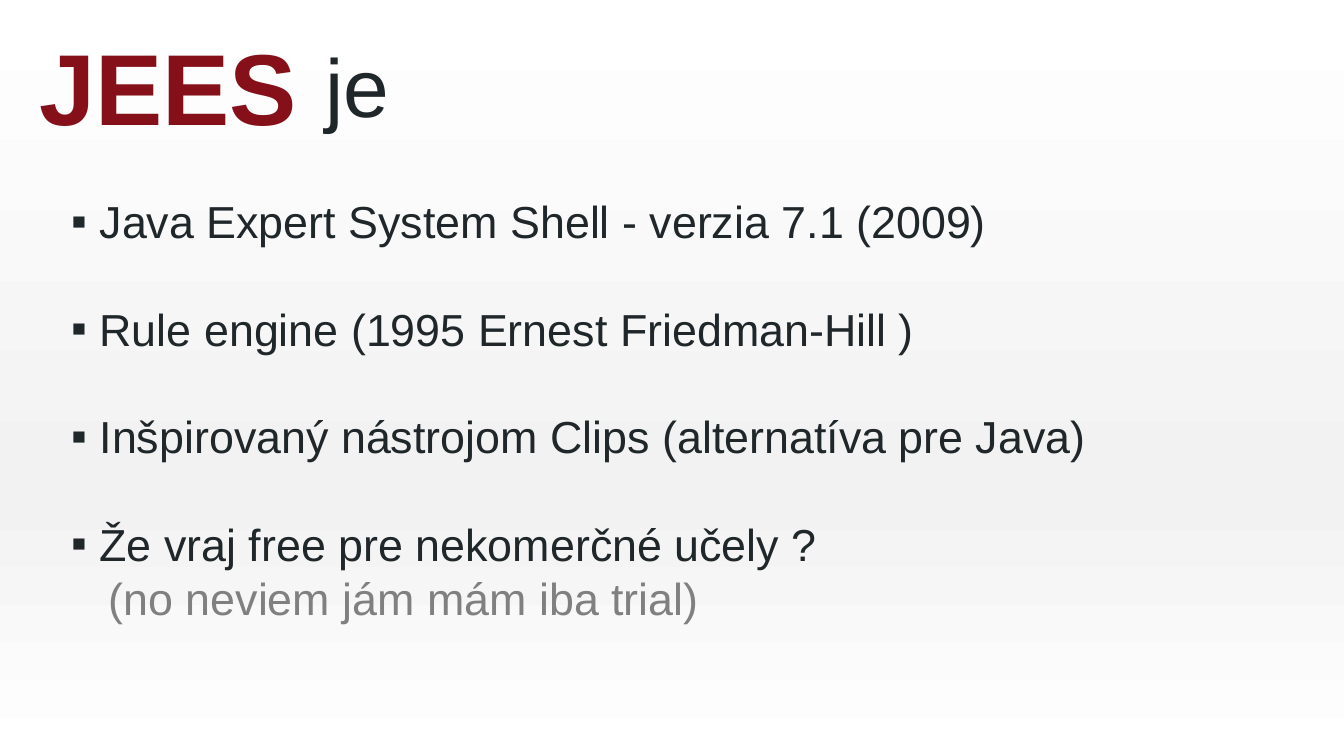
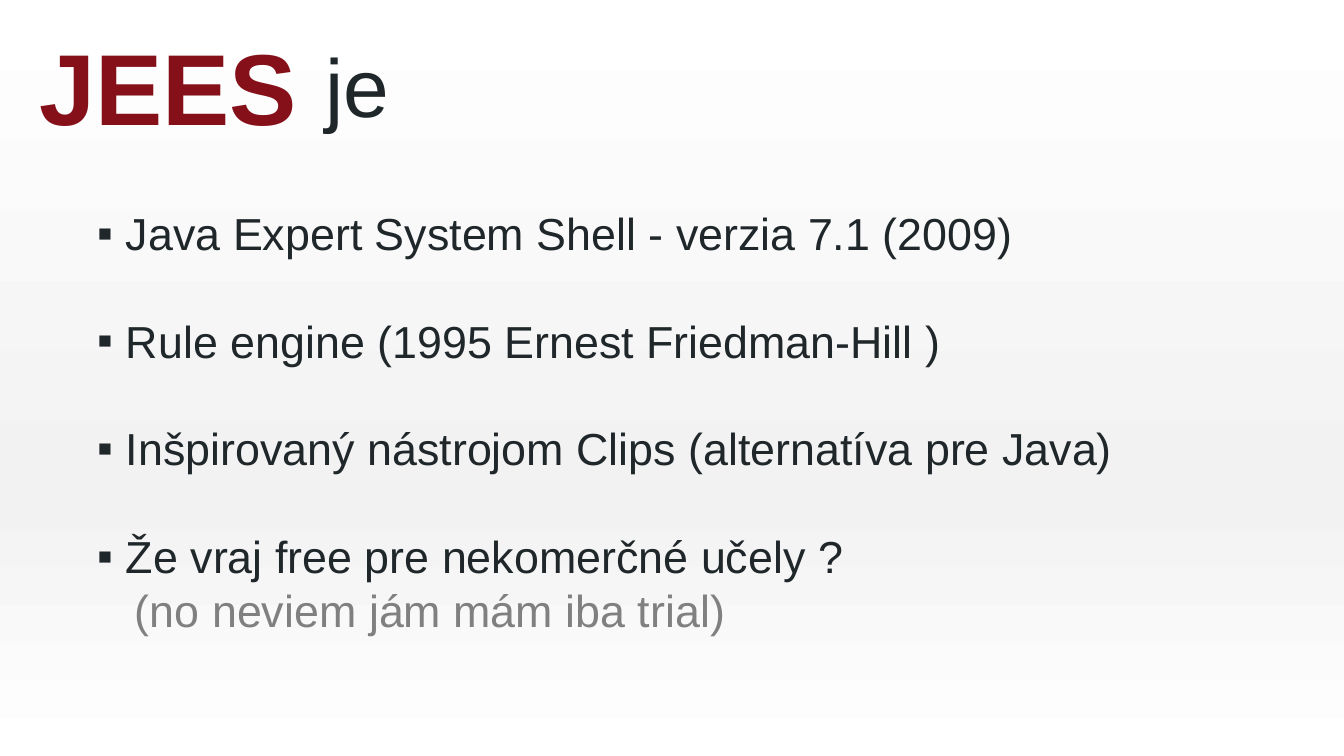
Before and after one commit to heriproj/3E, a slide deck: slide 5 of Jozef_Krajčovič.pptx. Drawn at 1344x756 pixels with LibreOffice and Linux fonts; fonts in the diff are those of the drawing. Boxes give left, top, right and bottom in pixels: in the first picture for what was removed or moved away, otherwise in the second. Text is boxed around its words. In the diff, an @@ line names an element or a change of style, - is before the commit and + after.

```diff
--- a/Jozef_Krajčovič.pptx
+++ b/Jozef_Krajčovič.pptx
@@ text "Java Expert System Shell - ...": place and size @@
-text "Java Expert System Shell - ..." at bbox=[100, 205, 1086, 624]
+text "Java Expert System Shell - ..." at bbox=[126, 217, 1112, 636]
```
Also in this commit, not shown: 3 other slides changed, 2 slides added, 2 slides removed, 1 other file.
